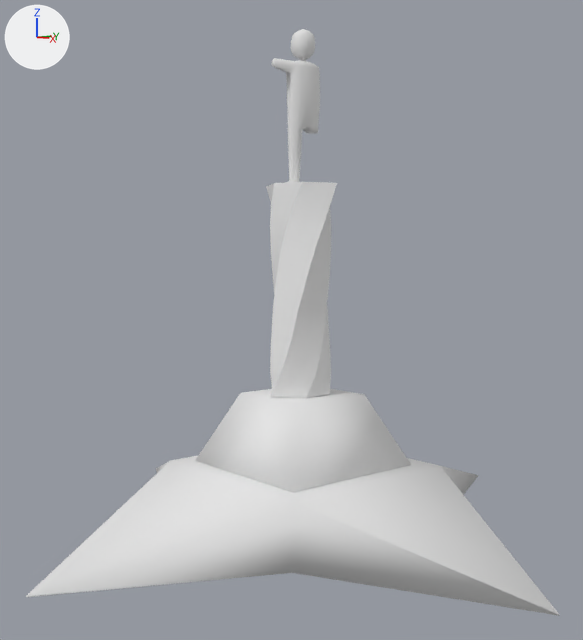
The Blender file Assets/Models/src/tower-colon2.blend as it was, and as the next commit left it.
Both versions are drawn from a 50 mm camera at (11.96, -10.61, 4.99) aimed at (-0.06, -0.44, 3.99). The lights are fixed; the arrows at upper left show +X, +Y and +Z.

In view in the first picture: 'tower-colon'.
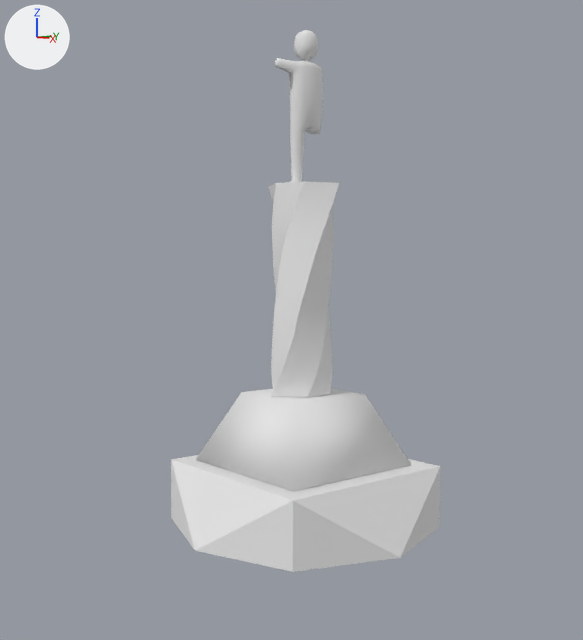
Boxes [x1, y1, x2, y2] around the edits, measured in the pictures (583 x 640 px; the box of a moved part takes in the faces that stretch with it):
```json
{"object": "tower-colon", "change": "reshaped, rescaled", "before": [26, 29, 559, 616], "after": [171, 30, 440, 572], "on screen": "49% narrower, 8% shorter"}
{"part": 1, "of": "me_cube_002", "change": "moved or reshaped", "before": [195, 389, 411, 492], "after": [196, 389, 411, 491]}
{"part": 2, "of": "me_cube_002", "change": "moved or reshaped", "before": [266, 182, 337, 398], "after": [268, 181, 339, 397]}
{"part": 3, "of": "me_cube_002", "change": "added", "after": [274, 58, 323, 182]}
{"part": 4, "of": "me_cube_002", "change": "deleted", "before": [291, 29, 315, 61]}
{"part": 5, "of": "me_cube_002", "change": "moved or reshaped", "before": [271, 58, 320, 182], "after": [294, 30, 318, 62]}
{"part": 6, "of": "me_cube_002", "change": "moved or reshaped", "before": [26, 456, 559, 616], "after": [171, 455, 440, 572]}
```

Scene script edits in JSON lines:
```json
{"block": "me_cube_002", "where": "# used by ob_tower_colon; location = (0.0, 0.0, 0.0); scale = (0.633, 0.633, 0.798)"}
{"op": "remove", "block": "me_cube_002", "code": "me_cube_002.from_pydata(...)  # 537 vertices, 518 faces; spans x -8.8..9.0, y -9.3..8.6, z -0.1..11.9"}
{"op": "add", "block": "me_cube_002", "code": "me_cube_002.from_pydata(...)  # 533 vertices, 518 faces; spans x -2.5..2.6, y -2.8..2.3, z -0.1..9.5"}
{"block": "me_cube_002", "change": "me_cube_002 part 1: the loose piece of 8 vertices spanning x -2.3..2.5, y -2.8..2.0, z 1.5..3.2 is scaled about the mesh origin by (0.633, 0.633, 0.798)"}
{"block": "me_cube_002", "change": "me_cube_002 part 2: the loose piece of 66 vertices spanning x -1.2..1.3, y -1.7..0.8, z 3.2..8.3 is scaled about the mesh origin by (0.633, 0.633, 0.798)"}
{"block": "me_cube_002", "change": "me_cube_002 part 3: the loose piece of 187 vertices spanning x -0.3..0.5, y -1.6..0.2, z 8.3..11.2 is copied, and the copy is scaled about the mesh origin by (0.633, 0.636, 0.797); it spans x -0.2..0.3, y -0.9..0.2, z 6.6..8.9"}
{"block": "me_cube_002", "change": "me_cube_002 part 4: the loose piece of 260 vertices spanning x -0.3..0.4, y -0.7..-0.1, z 11.2..11.9 is deleted"}
{"block": "me_cube_002", "change": "me_cube_002 part 5: 1 vertex moved within x 0.1, y -0.3, z 9.5; 186 vertices removed from x -0.3..0.5, y -1.6..0.2, z 8.3..11.2; 259 vertices added at x -0.2..0.3, y -0.4..0.0, z 8.9..9.5"}
{"block": "me_cube_002", "change": "me_cube_002 part 6: 16 vertices removed from x -8.8..9.0, y -9.3..8.6, z -0.1..1.4; 12 vertices added at x -2.5..2.6, y -2.8..2.3, z -0.1..1.2"}
{"op": "set", "path": "ob_tower_colon.scale", "old": "(0.633, 0.633, 0.798)", "new": "(1.0, 1.0, 1.0)"}
```
